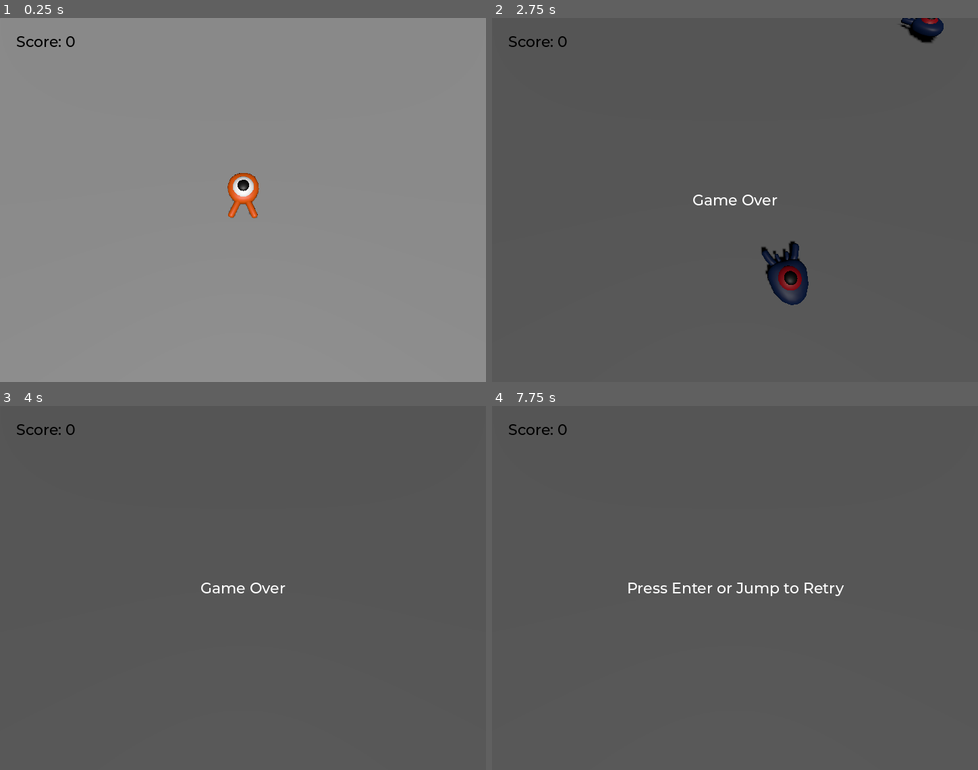
Above: before the commit, frames 1-4 (two rows, left to right).
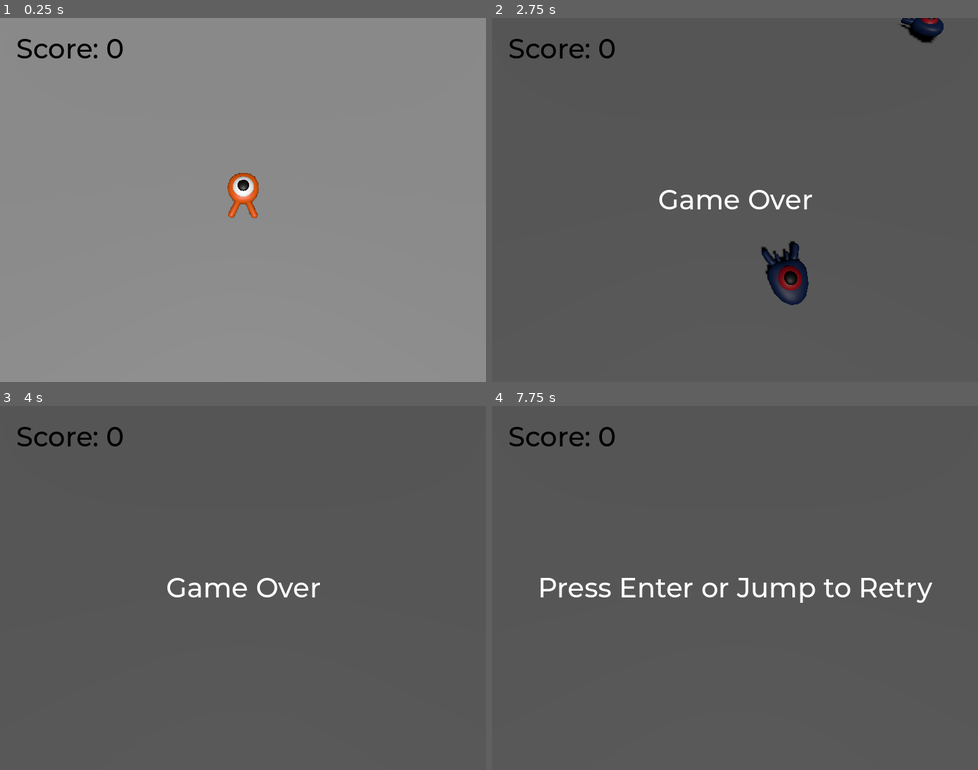
Above: after the commit, the same moments.

Repository: digitaldoggo/3d_creeps
Game: Godot game, scene res://main.tscn
Two runs of this game, one before a commit and one after it. Both use one fixed random seed, a clock stepped at 60 frames per second and the inputs below.
Inputs:
- Up to frame 1 (0.25 s): no input
- Up to frame 2 (2.75 s): tap Enter (ui_accept) at 0.5 s; hold D (move_right) 0.53-1.28 s; tap Space (jump) at 0.77, 1.52 s; hold S (move_back) 1.28-2.03 s; hold D (move_right) from 2.03 s (still down)
- Up to frame 3 (4 s): release D (move_right) at 2.78 s; hold W (move_forward) 2.78-3.53 s; tap Space (jump) at 3.02, 3.77 s; hold A (move_left) from 3.53 s (still down)
- Up to frame 4 (7.75 s): tap Enter (ui_accept) every 0.75 s from 4.25 to 7.25 s; tap Space (jump) at 4.52, 6.02, 6.77, 7.52 s; release A (move_left) at 5.03 s; hold S (move_back) 5.03-5.78 s; hold D (move_right) 5.78-6.53 s; hold W (move_forward) 6.53-7.28 s; hold D (move_right) from 7.28 s (still down)

The runs differ from the first frame. In frame 1, 0.5% of the frame differs, in the area x 3-26%, y 5-12%; in frame 2, 1.1%; in frame 3, 1.1%; in frame 4, 2.1%, in the area x 3-91%, y 5-55%.

Commit message:
update text size

Diff:
--- a/main.tscn
+++ b/main.tscn
@@ -28,7 +28,7 @@
 
 [sub_resource type="Theme" id="Theme_272bh"]
 default_font = ExtResource("4_lquwl")
-default_font_size = 22
+default_font_size = 40
 
 [node name="Main" type="Node"]
 script = ExtResource("1_0xm2m")
Not shown, removed: docs/Squash the Creeps (3D).apple-touch-icon.png.import
Not shown, removed: docs/Squash the Creeps (3D).icon.png.import
Not shown, removed: docs/Squash the Creeps (3D).png.import
Renamed: docs/Squash the Creeps (3D).apple-touch-icon.png -> docs/index.apple-touch-icon.png
Renamed: docs/Squash the Creeps (3D).icon.png -> docs/index.icon.png
Renamed: docs/Squash the Creeps (3D).png -> docs/index.png
Not shown, changed: export_presets.cfg
Not shown, removed: docs/Squash the Creeps (3D).pck
Not shown, added: docs/index.audio.position.worklet.js
Not shown, added: docs/index.audio.worklet.js
Not shown, changed: docs/index.html
Not shown, added: docs/index.js
(and 2 more such lines)
